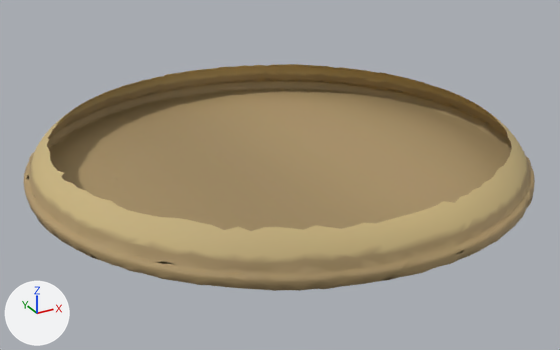
Two versions of the glTF model public/models/statue-plinth.glb, one commit apart.
Before and after are seen from a 50 mm camera at (-0.955, -1.403, 0.814) aimed at (-0.031, 0.277, -0.026). The lights are fixed; the arrows at lower left show +X, +Y and +Z. The first picture is the older version.

Before the edit, the objects in view are built like this:
```python
me_statueplinth = bpy.data.meshes.new('statuePlinth')
me_statueplinth.from_pydata(...)  # 7124 vertices, 14121 faces; spans x -0.679..0.646, y -0.354..0.971, z 0.0..0.108
me_statueplinth.materials.append(mat_statueplinth)
ob_statueplinth = bpy.data.objects.new('statuePlinth', me_statueplinth)
ob_statueplinth.location = (0.0, 0.0, 0.0)
```
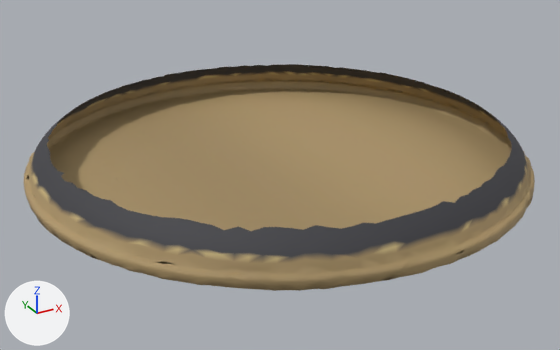
Patch to the scene script:
```diff
--- a/public/models/statue-plinth.glb.py
+++ b/public/models/statue-plinth.glb.py
@@ me_statueplinth @@
 me_statueplinth.from_pydata(...)  # 7124 vertices, 14121 faces; spans x -0.679..0.646, y -0.354..0.971, z 0.0..0.108
 # used by ob_statueplinth; location = (0.0, 0.0, 0.0)
+# me_statueplinth part 1: 1406 faces centred in x -0.648..0.615, y -0.327..0.947, z 0.062..0.105 are repainted in the vertex colours; the middle colour goes from yellow #c4ae7a to dark grey #3d3d42
+# me_statueplinth part 2: 284 faces centred in x -0.656..0.622, y -0.33..0.949, z 0.057..0.07 are repainted in the vertex colours; the middle colour goes from yellow #c2ad79 to dark grey #3d3d42
 me_statueplinth.materials.append(mat_statueplinth)
```

Boxes [x1, y1, x2, y2] around the edits, measured in the pictures (560 x 350 px):
part 1 of me_statueplinth, recoloured (yellow to dark grey)
    both: [31, 64, 525, 257]
part 2 of me_statueplinth, recoloured
    both: [30, 71, 528, 263]
